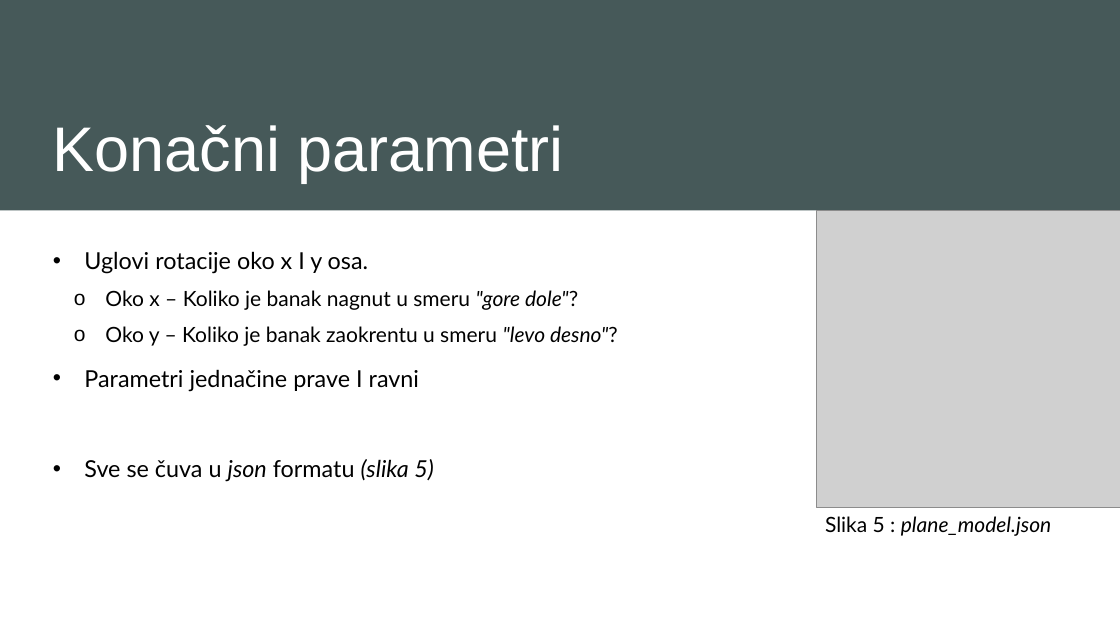
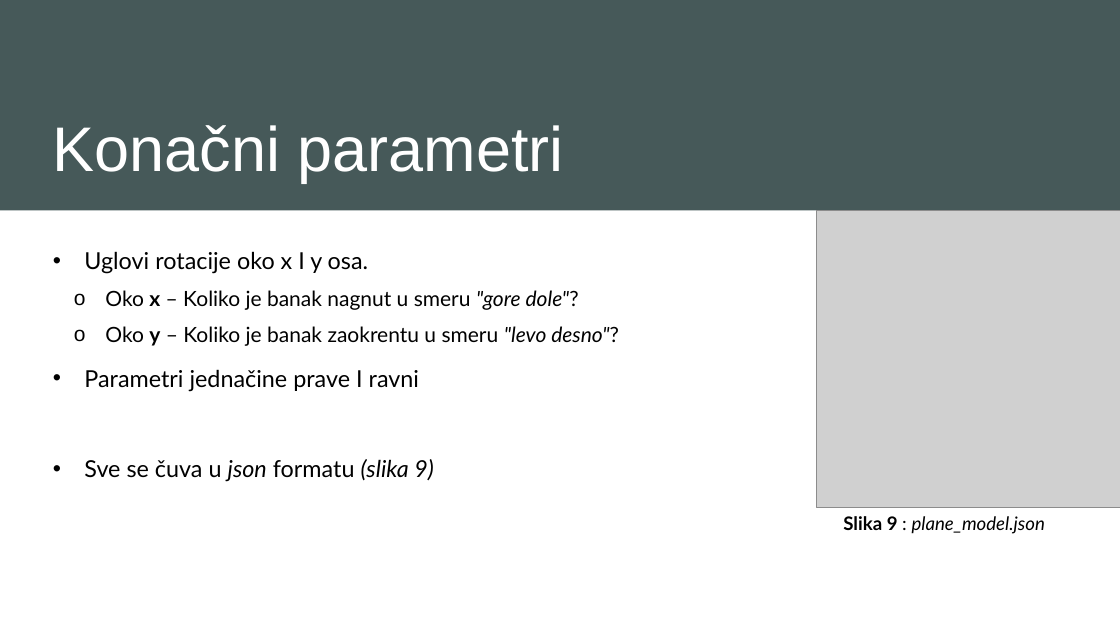
Before and after one commit to petarstamenkovic/Blueberry-Weed-Detection, a slide deck: slide 11 of weed_segmentaion/docs/BlueberryBank.pptx (slide 10 before the commit). Drawn at 1120x630 pixels with LibreOffice and Linux fonts; fonts in the diff are those of the drawing; grey boxes stand for pictures. Boxes give left, top, right and bottom in pixels: in the first picture for what was removed or moved away, otherwise in the second. Text is boxed around its words. In the diff, an @@ line names an element or a change of style, - is before the commit and + after.

```diff
--- a/weed_segmentaion/docs/BlueberryBank.pptx
+++ b/weed_segmentaion/docs/BlueberryBank.pptx
@@ text at [105, 290, 619, 346]: bold on in "x", "y" @@
@@ text at [84, 459, 434, 481]: text changed @@
-• Sve se čuva u json formatu (slika 5)
+• Sve se čuva u json formatu (slika 9)
@@ text at [843, 516, 1045, 534]: text changed; size 18 to 16 pt @@
-Slika 5 : plane_model.json
+Slika 9 : plane_model.json
```
Also in this commit, not shown: 6 other slides changed, 2 slides added, 1 slide removed, 3 other files.
